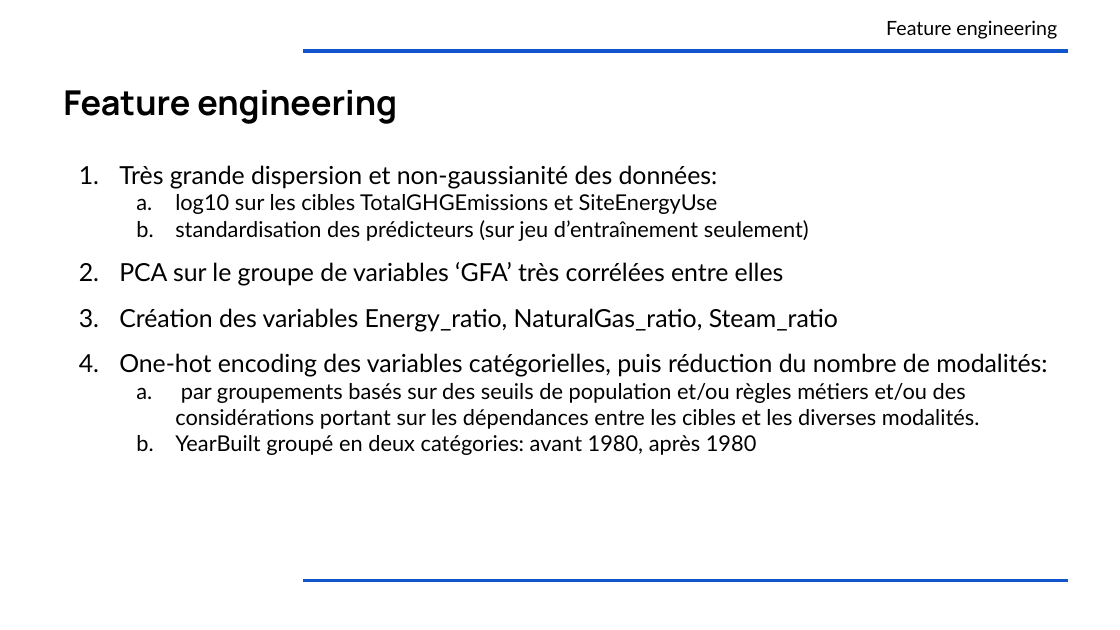
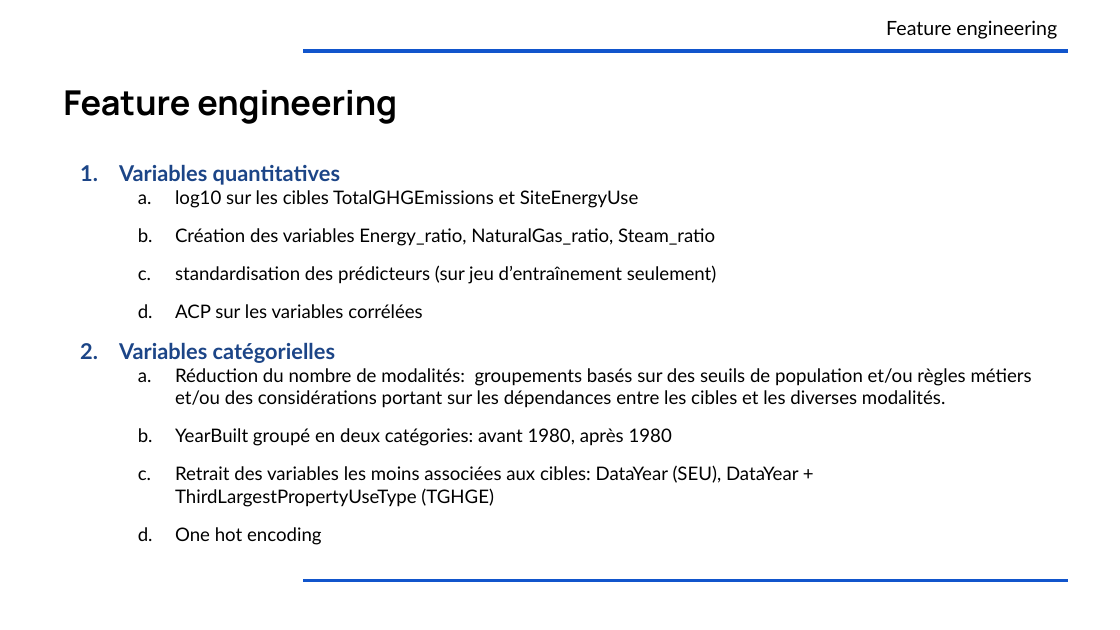
Before and after one commit to OlivierLegrand/P7, a slide deck: slide 13 of P4/anticipez la consommation électrique de bâtiments.pptx. Drawn at 1120x630 pixels with LibreOffice and Linux fonts; fonts in the diff are those of the drawing. Boxes give left, top, right and bottom in pixels: in the first picture for what was removed or moved away, otherwise in the second. Text is boxed around its words. In the diff, an @@ line names an element or a change of style, - is before the commit and + after.

```diff
--- a/P4/anticipez la consommation électrique de bâtiments.pptx
+++ b/P4/anticipez la consommation électrique de bâtiments.pptx
@@ text at (x1=119, y1=164, x2=340, y2=185): text changed; size 16 to 14 pt; text colour #000000 to #1C4587; bold on @@
-1. Très grande dispersion et non-gaussianité des données:
+1. Variables quantitatives
@@ text at (x1=175, y1=190, x2=717, y2=446): size 14 to 12 pt in "log10 sur les cibles TotalGHGEmissions et SiteEnergyUse", "standardisation des prédicteurs (sur jeu d’entraînement seul ...", "YearBuilt groupé en deux catégories: avant 1980, ..."; indent changed; more space between paragraphs @@
@@ text at (x1=175, y1=228, x2=715, y2=246): paragraph added @@
+  b. Création des variables Energy_ratio, NaturalGas_ratio, Steam_ratio
@@ text at (x1=119, y1=304, x2=1032, y2=408): text changed; size 16 to 12 pt @@
-2. PCA sur le groupe de variables ‘GFA’ très corrélées entre elles
-3. Création des variables Energy_ratio, NaturalGas_ratio, Steam_ratio
-4. One-hot encoding des variables catégorielles, puis réduction du nombre de modalités:
-  a. par groupements basés sur des seuils de population et/ou règles métiers et/ou des considérations portant sur les dépendances entre les cibles et les diverses modalités.
+  d. ACP sur les variables corrélées
+2. Variables catégorielles
+  a. Réduction du nombre de modalités: groupements basés sur des seuils de population et/ou règles métiers et/ou des considérations portant sur les dépendances entre les cibles et les diverses modalités.
@@ text at (x1=175, y1=465, x2=799, y2=545): paragraphs added @@
+  c. Retrait des variables les moins associées aux cibles: DataYear (SEU), DataYear + ThirdLargestPropertyUseType (TGHGE)
+  d. One hot encoding
```
Also in this commit, not shown: 16 other slides changed, 5 slides added, 2 slides removed, 4 other files.
